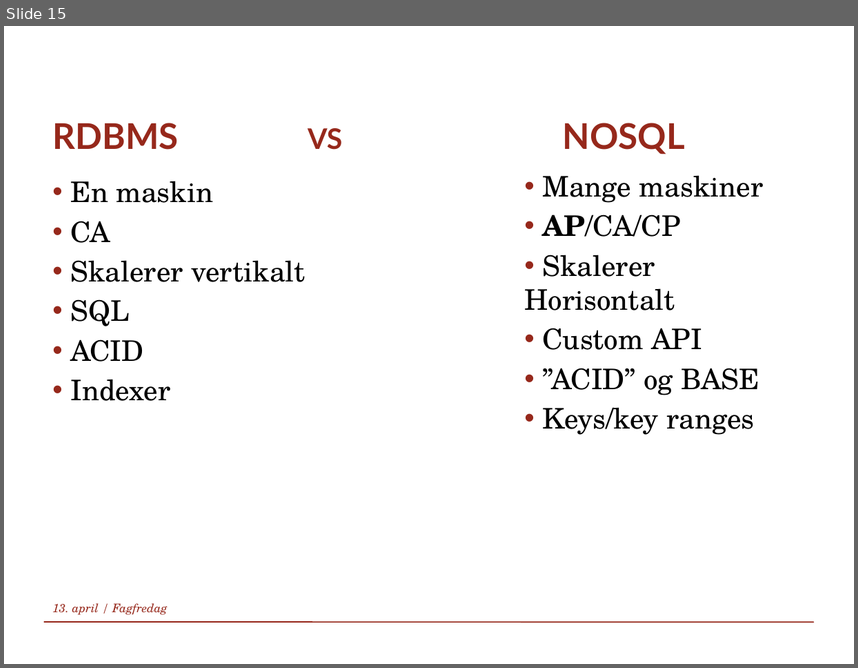
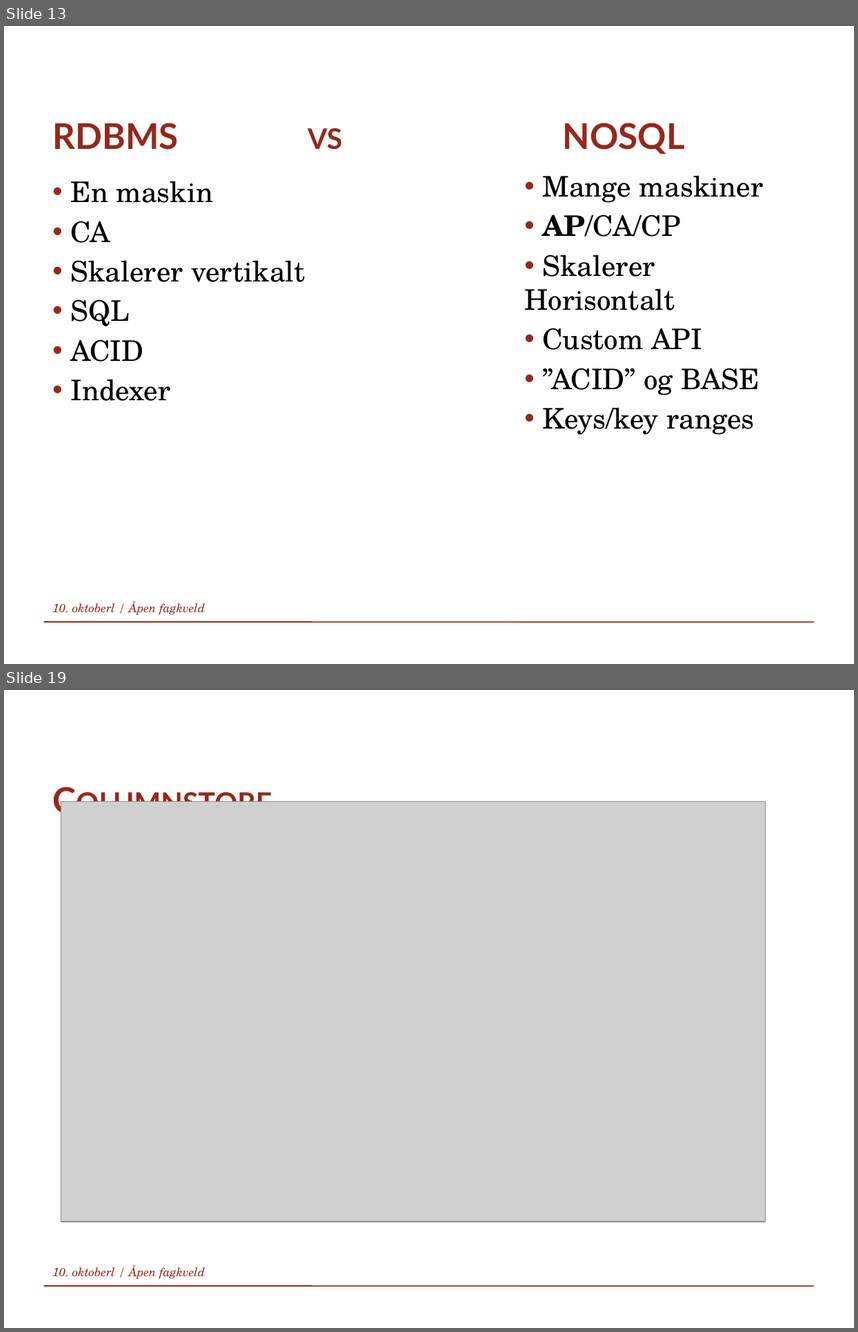
Before and after one commit to mariusin79/FagkveldOktober, a slide deck: Slides/Polyglot persistence.pptx. Shown one above the other, each under a label of ours: slide 15 before the commit, slides 13 and 19 after it; the slides between them are not shown. The pictures are 858x668 and 858x1332 pixels, drawn with LibreOffice and Linux fonts; fonts in the diff are those of the drawing; grey boxes stand for pictures; background and template pictures are left out. Boxes give left, top, right and bottom in pixels: in the first picture for what was removed or moved away, otherwise in the second. Text is boxed around its words. In the diff, an @@ line names an element or a change of style, - is before the commit and + after.

```diff
--- a/Slides/Polyglot persistence.pptx
+++ b/Slides/Polyglot persistence.pptx
@@ slide 19 added at [4,690,854,1328], background #FFFFFF; not listed: 1 template element that a slide beside it also shows @@
@@ title added at [44,773,813,825], 30 pt, text #96281B, bold, small capitals @@
+Columnstore
@@ picture added at [61,801,766,1221] @@
@@ text added at [52,1264,205,1279], 10 pt, text #96281B, italic @@
+10. oktoberl / Åpen fagkveld
@@ what was slide 15 is now slide 13 @@
@@ slide 13 changed as well @@
@@ text at [52,600,205,615]: text changed @@
-13. april / Fagfredag
+10. oktoberl / Åpen fagkveld
```
Also in this commit, not shown: 7 other slides changed, 15 other slides added, 6 slides removed.
